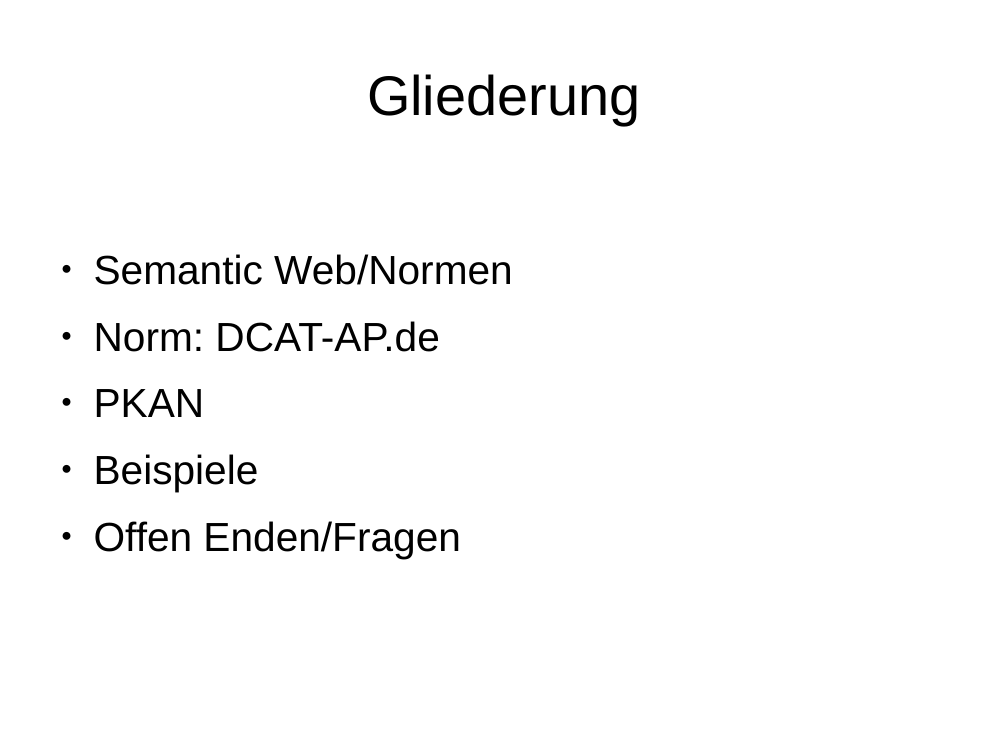
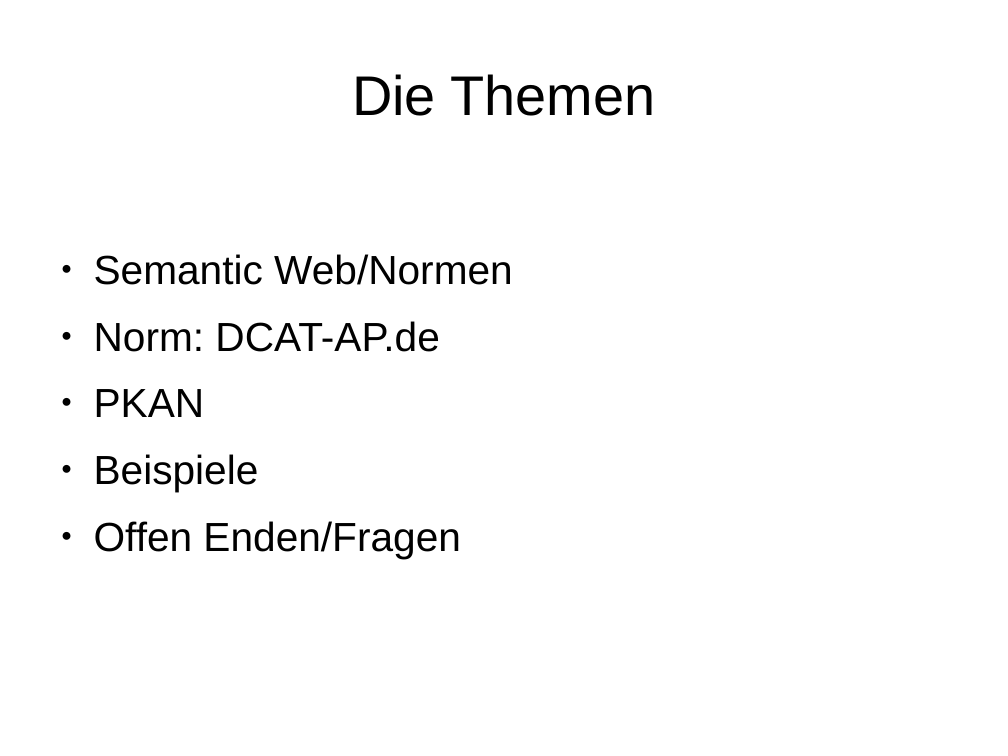
Before and after one commit to BB-Open/pkan_dcatapde, a slide deck: slide 3 of docs/figures/plone2018.odp. Drawn at 1008x756 pixels with LibreOffice and Linux fonts; fonts in the diff are those of the drawing. Boxes give left, top, right and bottom in pixels: in the first picture for what was removed or moved away, otherwise in the second. Text is boxed around its words. In the diff, an @@ line names an element or a change of style, - is before the commit and + after.

```diff
--- a/docs/figures/plone2018.odp
+++ b/docs/figures/plone2018.odp
@@ title at [352,74,655,116]: text changed @@
-Gliederung
+Die Themen
```
Also in this commit, not shown: 1 other slide changed, 1 slide added.
